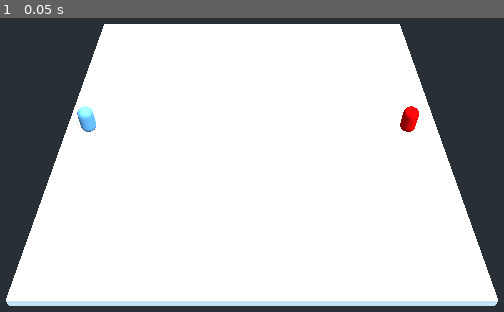
Above: before the commit, frame 1.
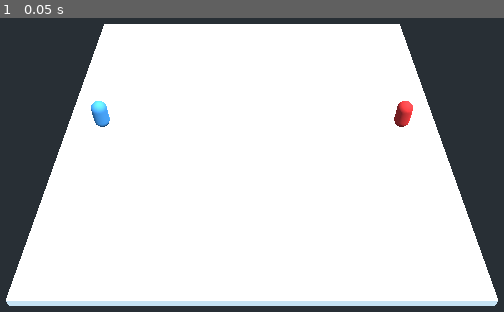
Above: after the commit, the same moment.

Repository: Zafuzi/goGodotJam_gameJelly
Game: Godot game, scene res://main.tscn
The game is run twice, just before and just after one commit, with the same random seed, the same clock (stepped at 60 frames per second) and the same inputs.
Inputs:
- Up to frame 1 (0.05 s): no input

The runs differ from the first frame. In frame 1, 0.9% of the frame differs, in the area x 15-84%, y 28-39%.

Commit message:
Added prefabs for enemy and soldier
Added two prefabs. One for soldier that auto finds the closest enemy (red) and one for enemy that auto finds closest soldier (blue)

No movement yet.

Diff:
--- /dev/null
+++ b/Enemy/Enemy.gd
@@ -0,0 +1,17 @@
+extends KinematicBody
+
+var shoot_distance:float = 70
+var close_soldier
+
+
+func _physics_process(delta):
+
+	var all_soldiers = get_tree().get_nodes_in_group("soldier")
+
+	for soldier in all_soldiers:
+
+		var distance = translation.distance_to(soldier.translation)
+
+		if distance < shoot_distance:
+			shoot_distance = distance
+			close_soldier = soldier
--- /dev/null
+++ b/Enemy/enemy.tscn
@@ -0,0 +1,25 @@
+[gd_scene load_steps=5 format=2]
+
+[ext_resource path="res://Enemy/Enemy.gd" type="Script" id=1]
+
+[sub_resource type="SpatialMaterial" id=4]
+albedo_color = Color( 0.87451, 0.188235, 0.188235, 1 )
+
+[sub_resource type="CapsuleMesh" id=5]
+material = SubResource( 4 )
+mid_height = 2.0
+
+[sub_resource type="CapsuleShape" id=3]
+height = 2.0
+
+[node name="Enemy" type="KinematicBody" groups=["enemy"]]
+transform = Transform( 1, 0, 0, 0, 1, 0, 0, 0, 1, 0, 2, 0 )
+script = ExtResource( 1 )
+
+[node name="CSGMesh" type="CSGMesh" parent="."]
+transform = Transform( 1, 0, 0, 0, -4.37114e-08, 1, 0, -1, -4.37114e-08, 0, 0, 0 )
+mesh = SubResource( 5 )
+
+[node name="CollisionShape" type="CollisionShape" parent="."]
+transform = Transform( 1, 0, 0, 0, -4.37114e-08, 1, 0, -1, -4.37114e-08, 0, 0, 0 )
+shape = SubResource( 3 )
--- /dev/null
+++ b/Soldier/Soldier.gd
@@ -0,0 +1,17 @@
+extends KinematicBody
+
+var shoot_distance:float = 70
+var close_enemy
+
+
+func _physics_process(delta):
+
+	var all_enemy = get_tree().get_nodes_in_group("enemy")
+
+	for enemy in all_enemy:
+
+		var distance = translation.distance_to(enemy.translation)
+
+		if distance < shoot_distance:
+			shoot_distance = distance
+			close_enemy = enemy
--- /dev/null
+++ b/Soldier/soldier.tscn
@@ -0,0 +1,25 @@
+[gd_scene load_steps=5 format=2]
+
+[ext_resource path="res://Soldier/Soldier.gd" type="Script" id=1]
+
+[sub_resource type="SpatialMaterial" id=1]
+albedo_color = Color( 0.278431, 0.564706, 0.811765, 1 )
+
+[sub_resource type="CapsuleMesh" id=2]
+material = SubResource( 1 )
+mid_height = 2.0
+
+[sub_resource type="CapsuleShape" id=3]
+height = 2.0
+
+[node name="Soldier" type="KinematicBody" groups=["soldier"]]
+transform = Transform( 1, 0, 0, 0, 1, 0, 0, 0, 1, 0, 2, 0 )
+script = ExtResource( 1 )
+
+[node name="CSGMesh" type="CSGMesh" parent="."]
+transform = Transform( 1, 0, 0, 0, -4.37114e-08, 1, 0, -1, -4.37114e-08, 0, 0, 0 )
+mesh = SubResource( 2 )
+
+[node name="CollisionShape" type="CollisionShape" parent="."]
+transform = Transform( 1, 0, 0, 0, -4.37114e-08, 1, 0, -1, -4.37114e-08, 0, 0, 0 )
+shape = SubResource( 3 )
--- a/main.tscn
+++ b/main.tscn
@@ -1,4 +1,7 @@
-[gd_scene load_steps=8 format=2]
+[gd_scene load_steps=6 format=2]
+
+[ext_resource path="res://Soldier/soldier.tscn" type="PackedScene" id=1]
+[ext_resource path="res://Enemy/enemy.tscn" type="PackedScene" id=2]
 
 [sub_resource type="ProceduralSky" id=1]
 
@@ -8,20 +11,6 @@
 
 [sub_resource type="CubeMesh" id=3]
 size = Vector3( 50, 50, 1 )
-
-[sub_resource type="SpatialMaterial" id=4]
-albedo_color = Color( 0.427451, 0.686275, 0.894118, 1 )
-
-[sub_resource type="CapsuleMesh" id=5]
-material = SubResource( 4 )
-mid_height = 2.0
-
-[sub_resource type="SpatialMaterial" id=6]
-albedo_color = Color( 1, 0.0196078, 0.0196078, 1 )
-
-[sub_resource type="CapsuleMesh" id=7]
-material = SubResource( 6 )
-mid_height = 2.0
 
 [node name="main" type="Spatial"]
 
@@ -39,10 +28,8 @@
 transform = Transform( 1, 0, 0, 0, -4.37114e-08, 1, 0, -1, -4.37114e-08, 0, 0, 0 )
 mesh = SubResource( 3 )
 
-[node name="CSGMesh2" type="CSGMesh" parent="."]
-transform = Transform( 1, 0, 0, 0, -4.37114e-08, 1, 0, -1, -4.37114e-08, -22, 2, 0 )
-mesh = SubResource( 5 )
+[node name="Soldier" parent="." instance=ExtResource( 1 )]
+transform = Transform( 1, 0, 0, 0, 1, 0, 0, 0, 1, -20, 3, 0 )
 
-[node name="CSGMesh3" type="CSGMesh" parent="."]
-transform = Transform( 1, 0, 0, 0, -4.37114e-08, 1, 0, -1, -4.37114e-08, 21, 2, 0 )
-mesh = SubResource( 7 )
+[node name="Enemy" parent="." instance=ExtResource( 2 )]
+transform = Transform( 1, 0, 0, 0, 1, 0, 0, 0, 1, 20, 3, 0 )
